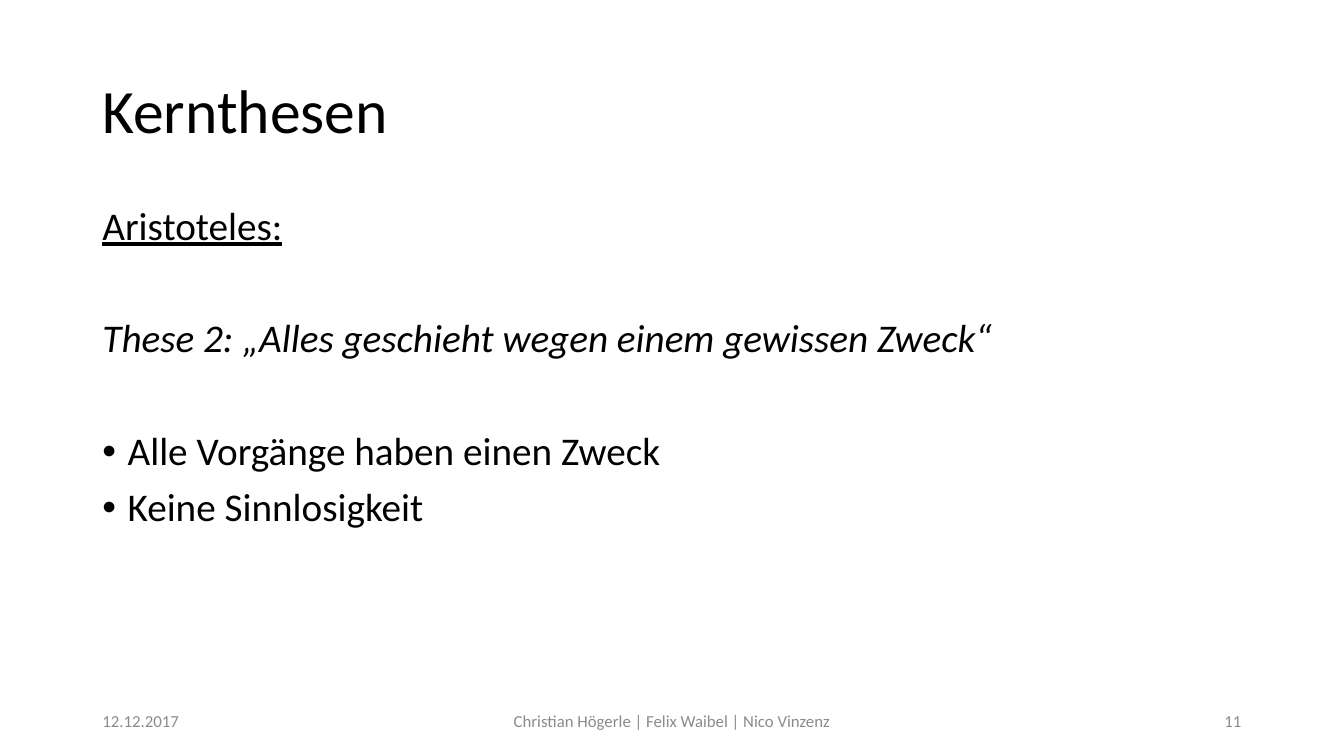
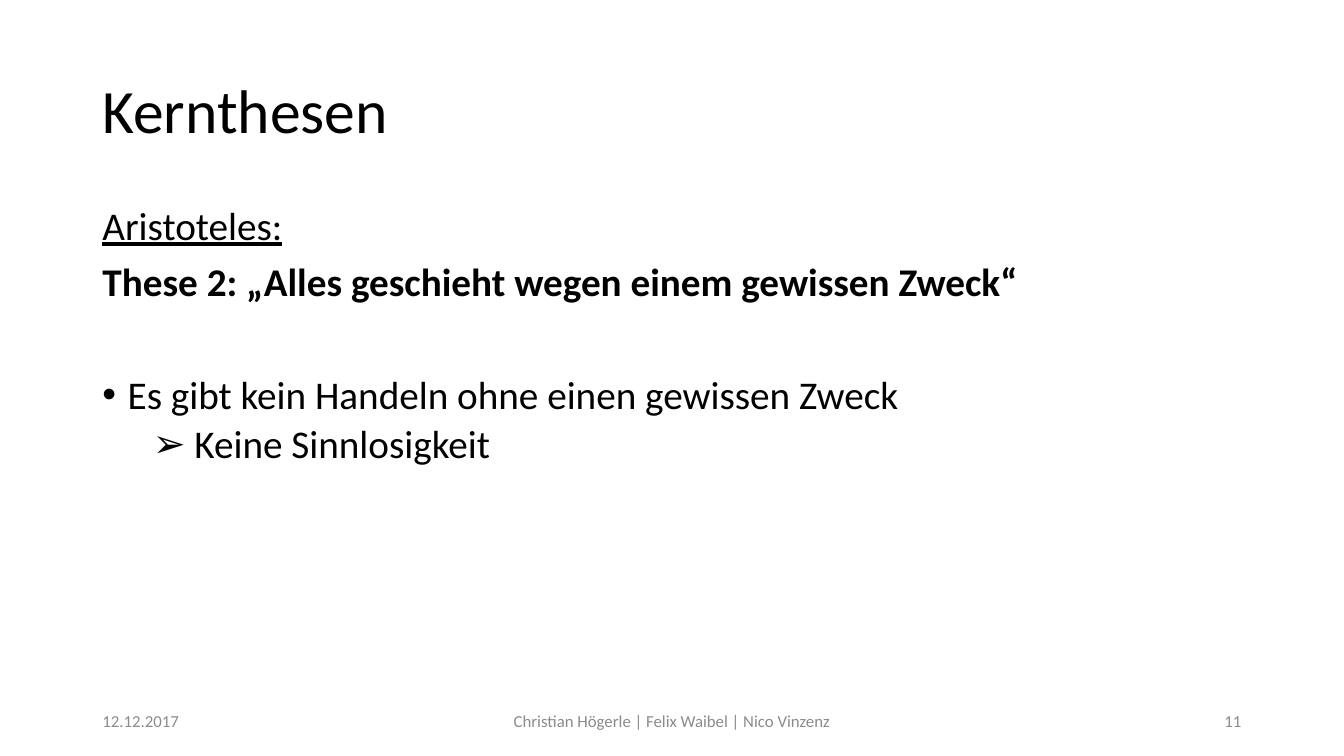
Before and after one commit to Fewa93/Berufsethik, a slide deck: slide 11 of Präsentation/Berufsethik.pptx. Drawn at 1344x756 pixels with LibreOffice and Linux fonts; fonts in the diff are those of the drawing. Boxes give left, top, right and bottom in pixels: in the first picture for what was removed or moved away, otherwise in the second. Text is boxed around its words. In the diff, an @@ line names an element or a change of style, - is before the commit and + after.

```diff
--- a/Präsentation/Berufsethik.pptx
+++ b/Präsentation/Berufsethik.pptx
@@ text at (x1=102, y1=267, x2=1018, y2=465): bold on, italic off in "These 2: „Alles geschieht wegen einem gewissen ..."; bullet • to ➢; list level 1 to 2 in "Keine Sinnlosigkeit" @@
@@ text at (x1=128, y1=381, x2=898, y2=416): text changed @@
-• Alle Vorgänge haben einen Zweck
+• Es gibt kein Handeln ohne einen gewissen Zweck
```
Also in this commit, not shown: 6 other slides changed.
